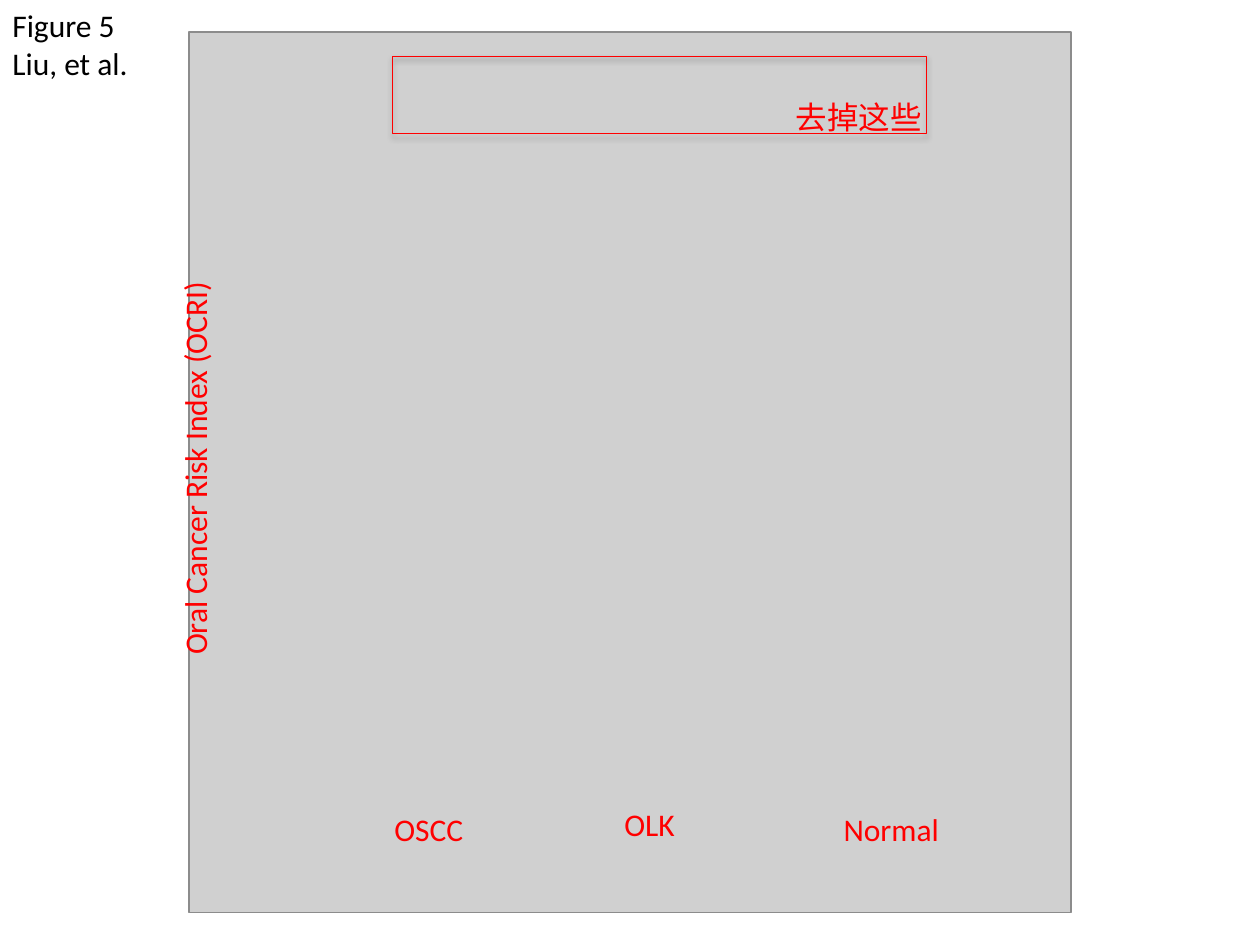
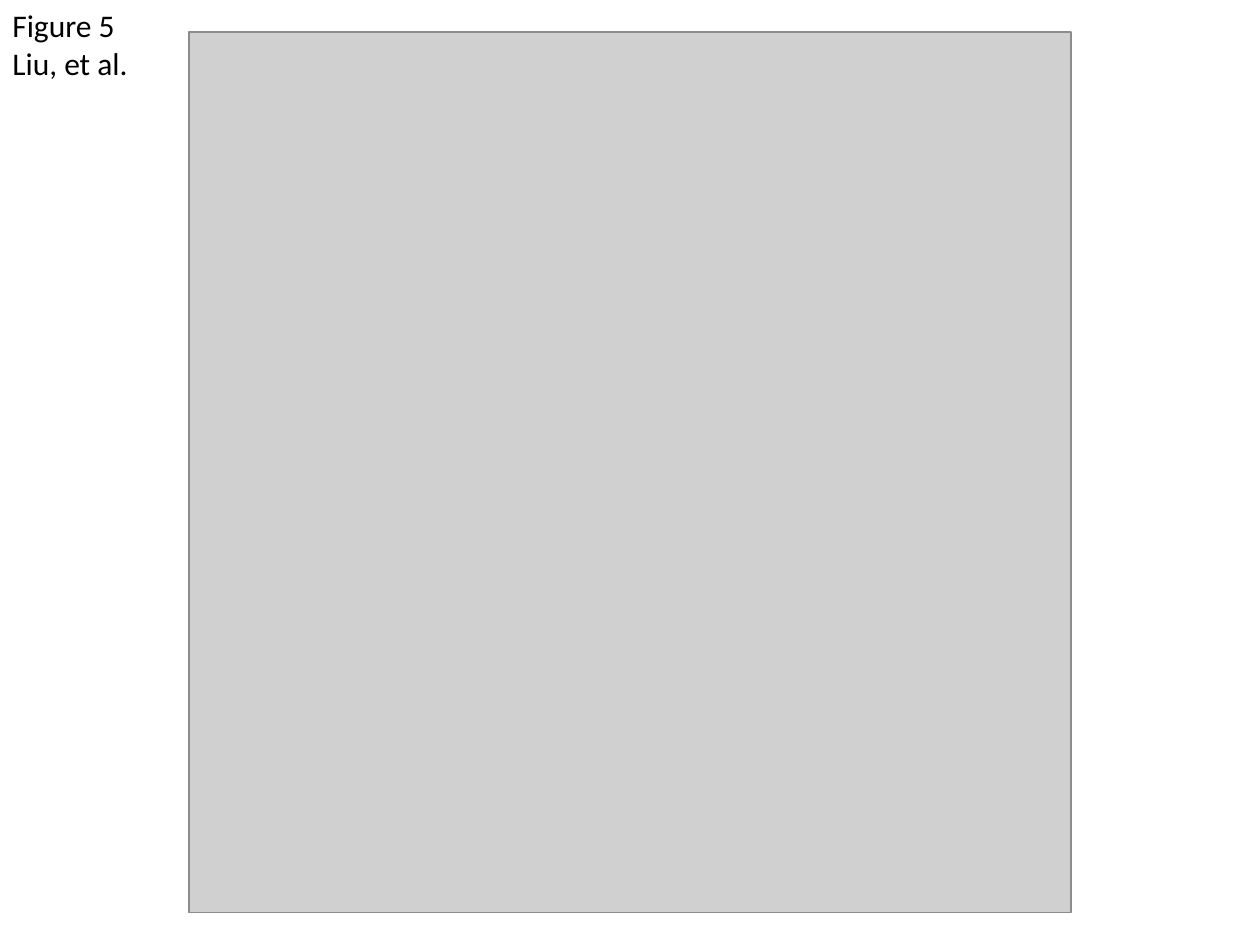
Before and after one commit to 2waybene/mixturemodel, a slide deck: slide 7 of manuscript/figures-draft-03-yao-edit-20141021_ChenEdits.pptx. Drawn at 1260x945 pixels with LibreOffice and Linux fonts; fonts in the diff are those of the drawing; grey boxes stand for pictures. Boxes give left, top, right and bottom in pixels: in the first picture for what was removed or moved away, otherwise in the second. Text is boxed around its words. In the diff, an @@ line names an element or a change of style, - is before the commit and + after.

```diff
--- a/manuscript/figures-draft-03-yao-edit-20141021_ChenEdits.pptx
+++ b/manuscript/figures-draft-03-yao-edit-20141021_ChenEdits.pptx
@@ rectangle removed at (392, 57, 926, 134) @@
@@ text removed at (796, 102, 922, 134) @@
-去掉这些
@@ text removed at (177, 290, 215, 654) @@
-Oral Cancer Risk Index (OCRI)
@@ text removed at (394, 820, 463, 841) @@
-OSCC
@@ text removed at (624, 815, 674, 836) @@
-OLK
@@ text removed at (844, 819, 939, 841) @@
-Normal
```
Also in this commit, not shown: 9 other files.
